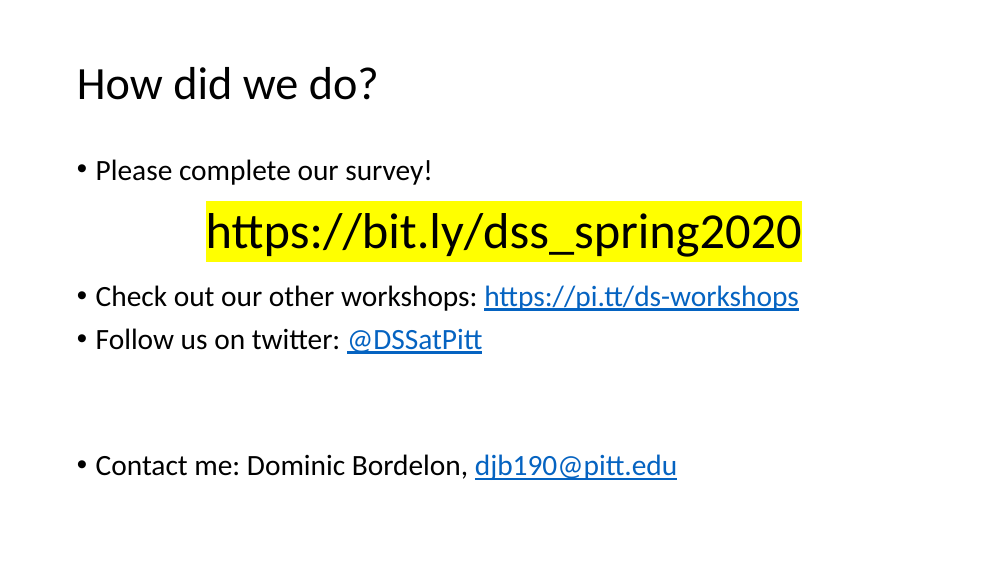
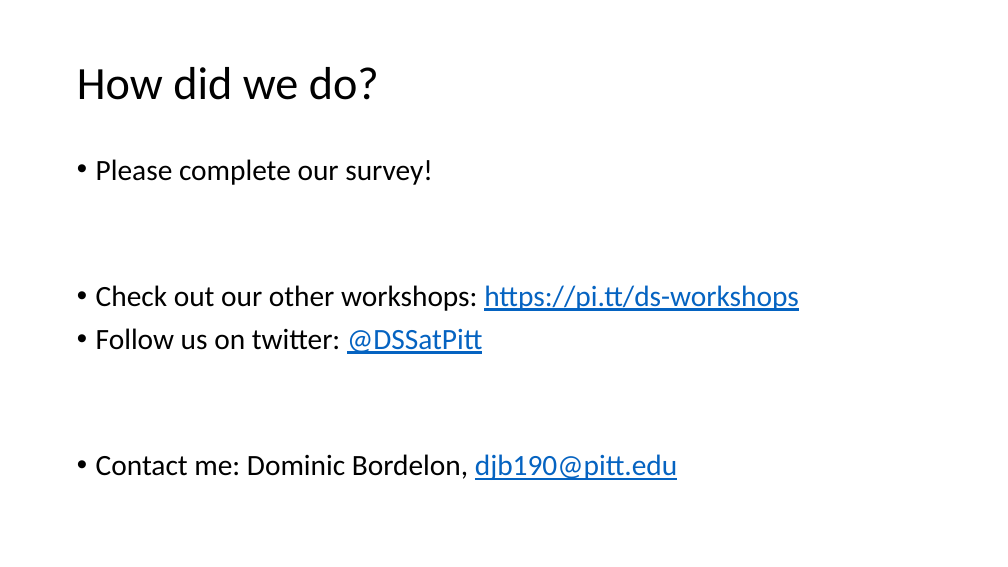
Before and after one commit to dojobo/dss-sql, a slide deck: slide 36 of querying-dbs-with-sql_20200129.pptx. Drawn at 1008x567 pixels with LibreOffice and Linux fonts; fonts in the diff are those of the drawing. Boxes give left, top, right and bottom in pixels: in the first picture for what was removed or moved away, otherwise in the second. Text is boxed around its words. In the diff, an @@ line names an element or a change of style, - is before the commit and + after.

```diff
--- a/querying-dbs-with-sql_20200129.pptx
+++ b/querying-dbs-with-sql_20200129.pptx
@@ text removed at (x1=206, y1=213, x2=802, y2=257) @@
-https://bit.ly/dss_spring2020
```
Also in this commit, not shown: 1 other file.
